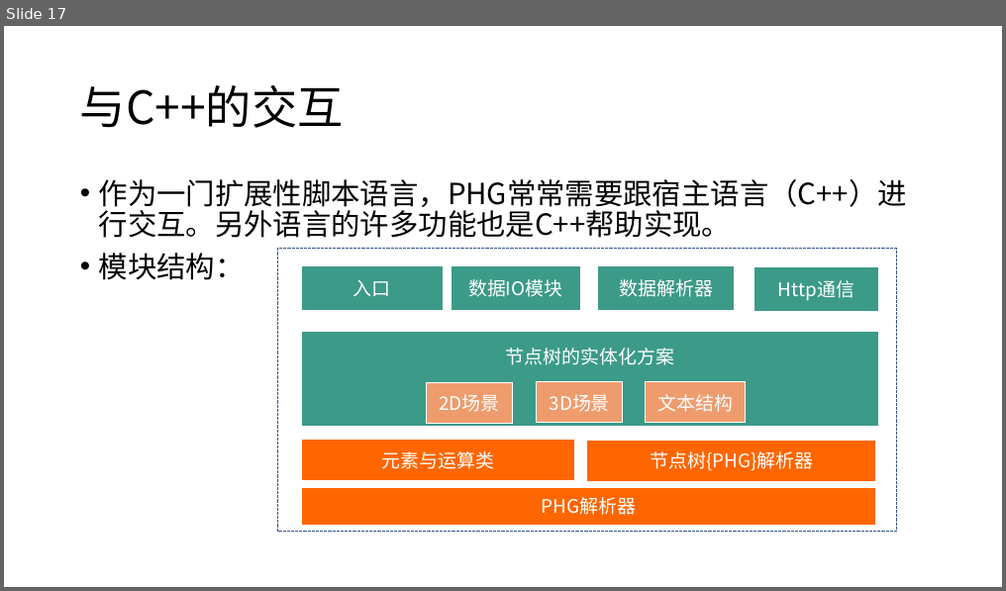
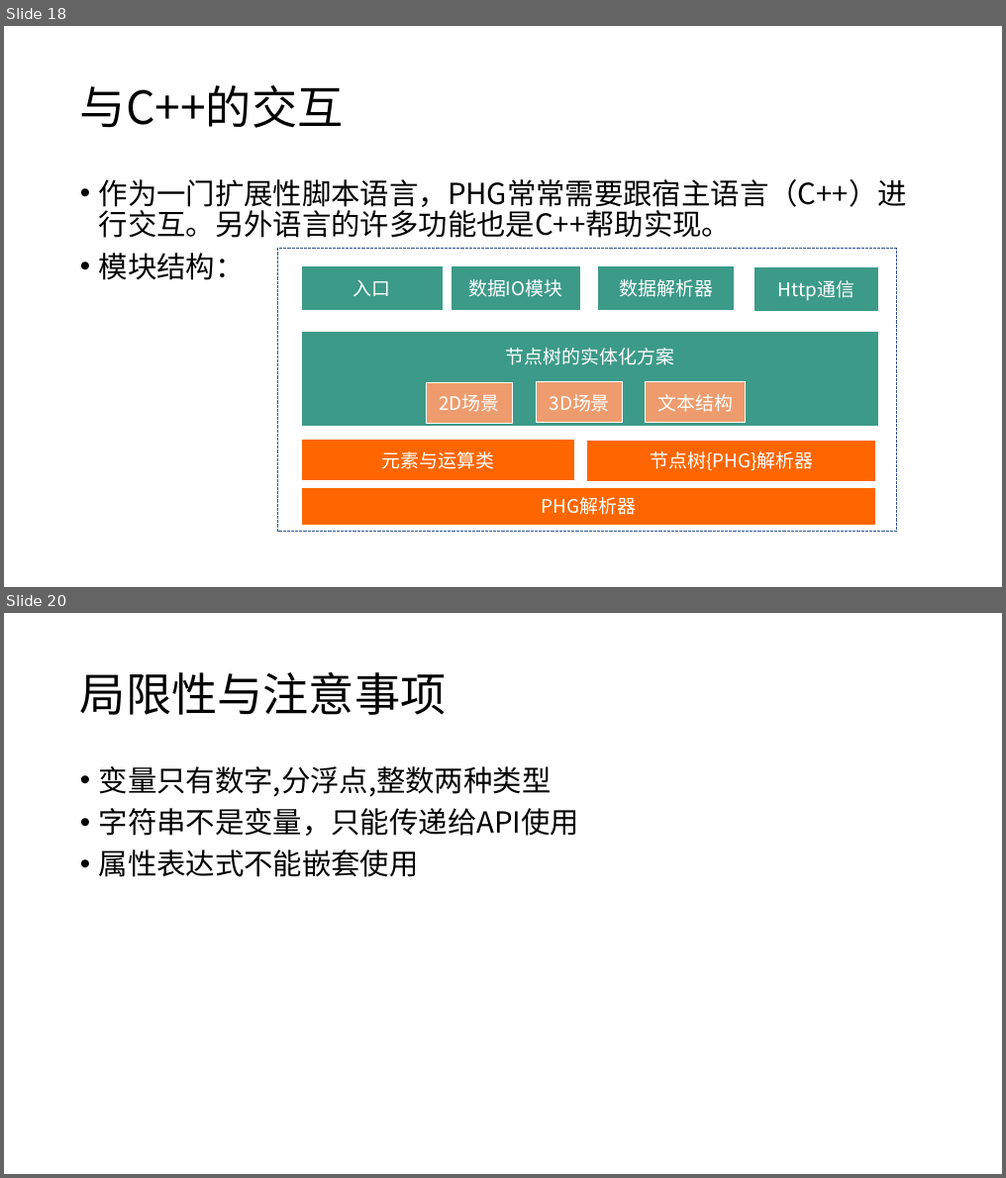
Before and after one commit to panguojun/.PHG., a slide deck: PHG语法手册.pptx. Shown one above the other, each under a label of ours: slide 17 before the commit, slides 18 and 20 after it; the slides between them are not shown. The pictures are 1006x591 and 1006x1178 pixels, drawn with LibreOffice and Linux fonts; fonts in the diff are those of the drawing. Boxes give left, top, right and bottom in pixels: in the first picture for what was removed or moved away, otherwise in the second. Text is boxed around its words. In the diff, an @@ line names an element or a change of style, - is before the commit and + after.

```diff
--- a/PHG语法手册.pptx
+++ b/PHG语法手册.pptx
@@ slide 20 added at bbox=[4, 613, 1002, 1174], background #FFFFFF @@
@@ title added at bbox=[80, 672, 447, 715], 44 pt, text #000000 @@
+局限性与注意事项
@@ text added at bbox=[99, 766, 579, 877], 28 pt, text #000000 @@
+• 变量只有数字,分浮点,整数两种类型
+• 字符串不是变量，只能传递给API使用
+• 属性表达式不能嵌套使用
@@ what was slide 17 is now slide 18 @@
```
Also in this commit, not shown: 2 slides changed, 1 other slide added.
